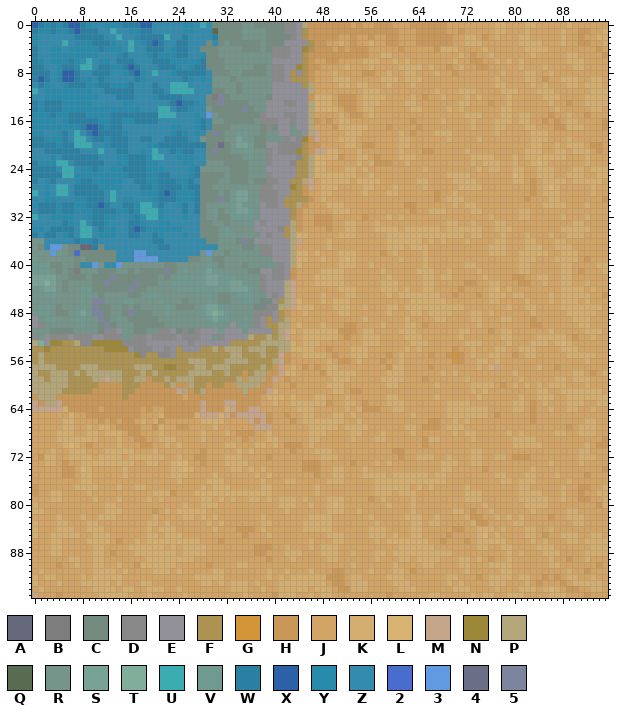
A sprite sheet gets an edit: assets/textures/tile_beach_gulf_top_left.png. Above, as it was before the edit.
The file is 96x96 pixels. Colours within 5 levels of each other are drawn and written as one.
Palette (. is transparent): A #65687b  B #7d7d7d  C #748b80  D #898989  E #919099  F #ac9352  G #d49538  H #c99859  J #d1a364  K #d3ae70  L #d9b373  M #c6a68a  N #9c8838  P #b3a67a  Q #576c51  R #75958a  S #79a296  T #80ae9b  U #3bacb1  V #709990  W #2980a2  X #2c61a8  Y #298bac  Z #338bae  2 #496dcd  3 #629ae1  4 #6a6e87  5 #7d849d
Once edited:
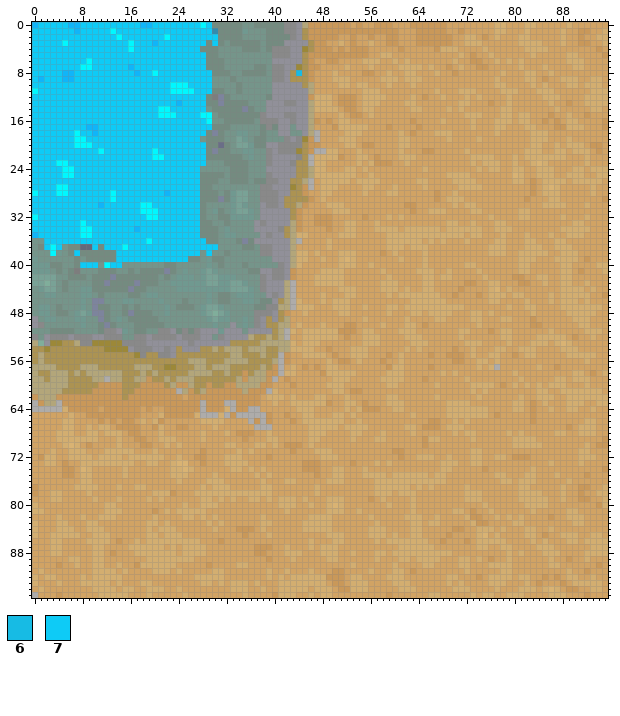
Colours new in this view: 6 #17bbe4  7 #0ecbf6
What changed:
colour M: #c6a68a -> #aeacaa
colour U: #3bacb1 -> #00f8ff
colour X: #2c61a8 -> #10b5f9
y 0: x 1..5 WYWYW -> 77777; x 8..17 WYZZYYYWWW -> 7777777777; x 20..27 ZZZZZYYZ -> 77777777; x 29 Z -> 7
y 1: x 0..6 WYYWYYW -> 7777777; x 8..12 WWWZZ -> 77777; x 14..30 ZZYYWWZZZZZYYZZZQ -> 7777777777777777Z
y 2: x 0..13 YZZZZZZWWWWWZZ -> 77777777777777; x 15..21 ZZYWWWW -> 7777777; x 23..30 ZZWZZZZW -> 77777777
y 3: x 0..4 YZZZZ -> 77777; x 6..15 ZYYYWWWYZZ -> 7777777777; x 17..19 ZYW -> 777; x 21..28 WZZWWZZZ -> 77777777; x 30 Z -> 7
y 4: x 0..15 WZZYYZYYYYYWYYYZ -> 7777777777777777; x 17..27 ZZWWWZYWWZZ -> 77777777777
y 5: x 0..28 WZZYYYYYYYYZZZYWZZZYWYYYWWZZY -> 77777777777777777777777777777
y 6: x 0..8 WYZYYYWYZ -> 777777777; x 10..28 ZYYZWWWZZZWWWYYYYYW -> 7777777777777777777
y 7: x 0..7 WWZZYWWY -> 77777777; x 10..15 ZWWYYW -> 777777; x 17..28 WZZZWWWYZYWW -> 777777777777
y 8: x 0..4 WWWZY -> 77777; x 7..16 WZZWWWZZYW -> 7777777777; x 18..19 YZ -> 77; x 21..29 ZZYWWWWWZ -> 777777777; x 44 E -> 6
y 9: x 0 W -> 7; x 2..4 WZY -> 777; x 7..29 WYYZWYZZZZWYZZZZZZWYZYZ -> 77777777777777777777777
y 10: x 0..22 ZWYZZYWWWYYWWYYYWZZZWZZ -> 77777777777777777777777; x 26..29 ZZZZ -> 7777
y 11: x 1..22 ZYYYYYYYYZZWWWWWZZZWWZ -> 7777777777777777777777; x 27..29 ZZZ -> 777
y 12: x 0..28 ZZYYYYYYYYYZZZWWWZZZYWWWWZZZZ -> 77777777777777777777777777777
y 13: x 0..23 WYWWWYYYYYZZZZZYYZZZZZZW -> 777777777777777777777777; x 25..28 WWYZ -> 7777
y 14: x 0..20 WYWWWYYYYYYYYYYYYYZZZ -> 777777777777777777777; x 23..28 ZWWYZZ -> 777777
y 15: x 0..20 YYYWYYWWWYYYYWWWWWWWW -> 777777777777777777777; x 24..29 ZZZYZ3 -> 7777UU
y 16: x 0..29 YYYYZYWWWWWYYWWYYWWWWZZZZZZYWZ -> 77777777777777777777777777777U
y 17: x 0..8 YYYYYYYYW -> 777777777; x 11..29 WYWWZZZZZZZZYYZZYWZ -> 7777777777777777777
y 18: x 0..6 YYZZYWZ -> 7777777; x 8..9 ZW -> 77; x 11..28 WWWWYZZZZZZZYWYZYZ -> 777777777777777777
y 19: x 0..6 WWYYYWZ -> 7777777; x 9..27 ZWWYWWWZZWWZZWWWWZZ -> 7777777777777777777
y 20: x 0..6 WWWWYWW -> 7777777; x 10..28 ZZYWWWZZZYYWWWWWWWW -> 7777777777777777777
y 21: x 0..10 ZZWWWWWWZZZ -> 77777777777; x 12..19 ZZWWZZYZ -> 77777777; x 21..28 ZZWYWWZZ -> 77777777
y 22: x 0..19 ZZZYZWWWWWWZZZYYWWWY -> 77777777777777777777; x 22..28 ZZYYYZZ -> 7777777; x 46 P -> M
y 23: x 0..3 WYYY -> 7777; x 6..28 ZWWWWWZZYYWWWYYZZZZYYZZ -> 77777777777777777777777; x 46 P -> M
y 24: x 0..4 WWWWZ -> 77777; x 7..27 ZYYWYZYYWWWWYYYZZZZYW -> 777777777777777777777
y 25: x 0..4 WWWWW -> 77777; x 7..27 YYYYYYYYYWWWYYWWZZZYW -> 777777777777777777777
y 26: x 0..27 WZYWZZZYWWYYYYYZZWWYYWWWYYWZ -> 7777777777777777777777777777
y 27: x 0..3 ZZYZ -> 7777; x 6..27 ZWWWWYYYYZZZWWYWWWWYWW -> 7777777777777777777777
y 28: x 1..3 ZYZ -> 777; x 6..12 ZWWWWWZ -> 7777777; x 14..21 ZZZZYYYW -> 77777777; x 23..27 WYYYW -> 77777
y 29: x 0..12 YZYYZZZYYWWWZ -> 7777777777777; x 14..27 ZYYZZZYWWWYYYW -> 77777777777777
y 30: x 0..10 YWWWYWWYYWW -> 77777777777; x 12..17 WZZWWY -> 777777; x 20..27 ZWZZYWZW -> 77777777
y 31: x 0..17 ZWWWYWWYYYWWWWYYWY -> 777777777777777777; x 21..27 YZZZWZW -> 7777777
y 32: x 1..18 ZZYYYYZZYWWYYZZYWZ -> 777777777777777777; x 21..27 YZZZYZZ -> 7777777
y 33: x 0..7 ZZZZZWYZ -> 77777777; x 9..27 ZWWYZZZWWYZZYYZZZZZ -> 7777777777777777777
y 34: x 0..7 YYZWWWWZ -> 77777777; x 10..16 ZWYYZZW -> 7777777; x 18..27 WYYYYYYZZZ -> 7777777777
y 35: x 0..7 WZWWZYWZ -> X7777777; x 10..27 ZYYYZZWWZZWYZZZYZZ -> 777777777777777777
y 36: x 2..28 ZZZZZWYYWZZZZZZZZZWWZZZZZZZ -> 77777777777777777U777777777
y 37: x 2..4 Z33 -> 7U7; x 10 W -> 7; x 12..30 ZZZZZZZZZWWZZZZZZZZ -> 777U777777777777777
y 38: x 3 3 -> U; x 7 2 -> 7; x 14..27 ZZZ33ZZZZZZZZZ -> 77777777777777; x 29 3 -> 7
y 39: x 14..25 ZZZ3333ZZZZZ -> 777777777777
y 40: x 8..10 ZZ3 -> 777; x 12..14 ZZ3 -> U77
y 55: x 70 G -> H
